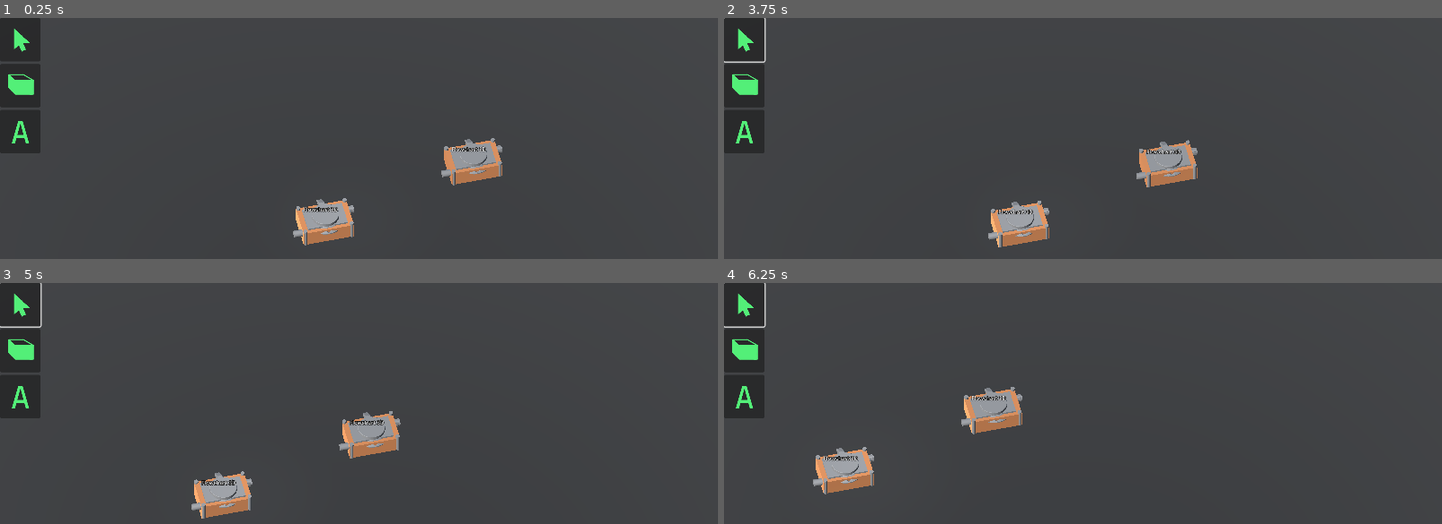
Above: before the commit, frames 1-4 (two rows, left to right).
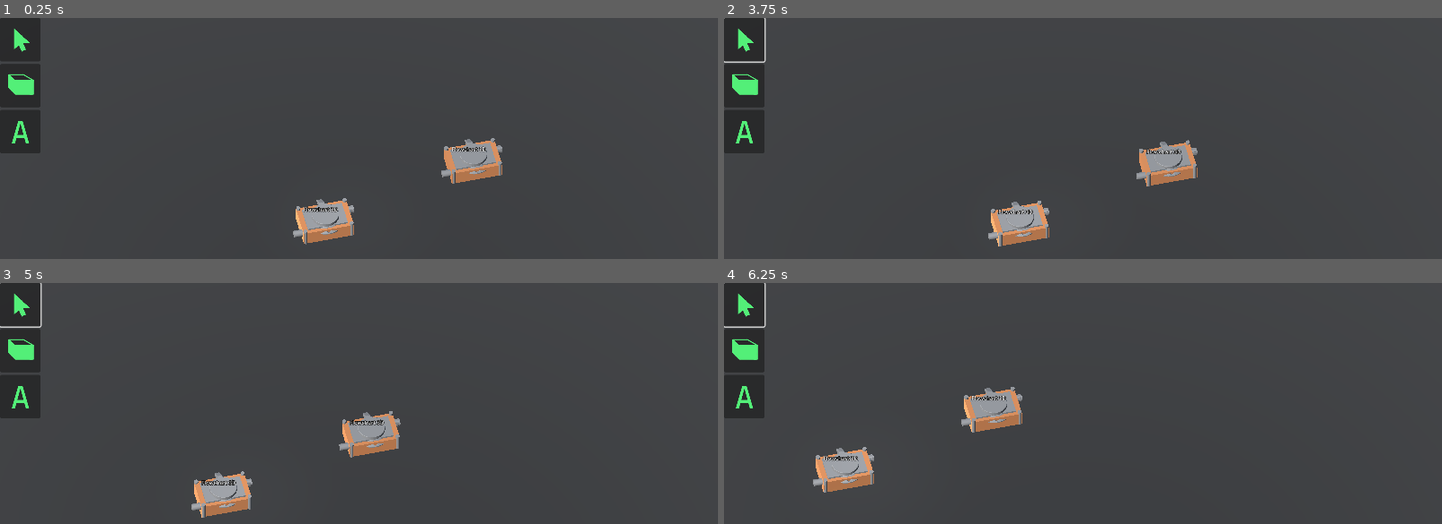
Above: after the commit, the same moments.

Repository: PranjalMaithani/flowchart-3d
Game: Godot game, scene res://Scenes/flowchart_scene.tscn
Two runs of this game, one before a commit and one after it. Both use one fixed random seed, a clock stepped at 60 frames per second and the inputs below.
Inputs (mouse positions are in pixels of both pictures, inside the frame that each line leads up to):
- Up to frame 1 (0.25 s): no input
- Up to frame 2 (3.75 s): click (745, 39) at 0.52 s; click (745, 39) at 1.27 s; click (745, 39) at 2.02 s; tap Enter at 2.75 s; move the mouse to (outside the picture) at 2.77 s; click (outside the picture) at 2.85 s; tap Space at 3.5 s; drag from (outside the picture) to (outside the picture) at 3.52 s
- Up to frame 3 (5 s): move the mouse to (143, 422) at 4.27 s; tap T at 4.35 s; click (143, 422) at 4.55 s
- Up to frame 4 (6.25 s): tap Enter at 5 s; drag from (1118, 483) to (867, 422) at 5.02 s; move the mouse to (975, 384) at 5.77 s; click (975, 384) at 5.85 s

The runs differ from the first frame. In frame 1, less than 0.1% of the frame differs, in the area x 41-70%, y 58-95%; in frame 2, less than 0.1%; in frame 3, less than 0.1%; in frame 4, less than 0.1%.

Commit message:
refactor drag

Diff:
--- a/Components/Camera/AppCamera.tscn
+++ b/Components/Camera/AppCamera.tscn
@@ -1,7 +1,7 @@
 [gd_scene load_steps=4 format=3 uid="uid://vu8lwtm68c6t"]
 
 [ext_resource type="Script" path="res://src/Camera/app_camera.gd" id="1_fqkkr"]
-[ext_resource type="Script" path="res://src/Camera/camera_pan.gd" id="2_7q3jt"]
+[ext_resource type="PackedScene" uid="uid://rrw21mx3brkr" path="res://Components/Camera/CameraPan.tscn" id="2_nwov4"]
 [ext_resource type="Script" path="res://src/Camera/camera_zoom.gd" id="3_bo3o4"]
 
 [node name="AppCamera" type="Camera3D"]
@@ -12,9 +12,8 @@
 near = 0.003
 script = ExtResource("1_fqkkr")
 
-[node name="CameraPan" type="Node" parent="."]
+[node name="CameraPan" parent="." instance=ExtResource("2_nwov4")]
 unique_name_in_owner = true
-script = ExtResource("2_7q3jt")
 
 [node name="CameraZoom" type="Node" parent="."]
 unique_name_in_owner = true
--- /dev/null
+++ b/Components/Camera/CameraPan.tscn
@@ -0,0 +1,11 @@
+[gd_scene load_steps=3 format=3 uid="uid://rrw21mx3brkr"]
+
+[ext_resource type="Script" path="res://src/Camera/camera_pan.gd" id="1_1lrws"]
+[ext_resource type="Script" path="res://src/ui/drag/drag.gd" id="2_vyoqd"]
+
+[node name="CameraPan" type="Node"]
+script = ExtResource("1_1lrws")
+
+[node name="Drag" type="Node" parent="."]
+unique_name_in_owner = true
+script = ExtResource("2_vyoqd")
--- a/Components/ContainerBox/PlugOut.tscn
+++ b/Components/ContainerBox/PlugOut.tscn
@@ -1,7 +1,7 @@
 [gd_scene load_steps=9 format=3 uid="uid://umio61skacvx"]
 
 [ext_resource type="Script" path="res://src/container/connect_out.gd" id="1_oumux"]
-[ext_resource type="Script" path="res://src/ui/DragPoints/drag_start_point.gd" id="2_bp7tp"]
+[ext_resource type="PackedScene" uid="uid://l54v2wayqffr" path="res://Components/UI/DragStartPoint.tscn" id="2_n1e6x"]
 [ext_resource type="PackedScene" uid="uid://dwe7vhsa8rw75" path="res://Components/Curves/DrawCurve.tscn" id="3_usfah"]
 [ext_resource type="Script" path="res://src/ui/snap_area.gd" id="4_kms6t"]
 
@@ -33,9 +33,8 @@
 [node name="CollisionShape3D" type="CollisionShape3D" parent="Area3D"]
 shape = SubResource("BoxShape3D_pdbnb")
 
-[node name="DragStartPoint" type="Node" parent="."]
+[node name="DragStartPoint" parent="." instance=ExtResource("2_n1e6x")]
 unique_name_in_owner = true
-script = ExtResource("2_bp7tp")
 
 [node name="DrawCurve" parent="." instance=ExtResource("3_usfah")]
 unique_name_in_owner = true
--- a/Components/UI/DragAndDrop.tscn
+++ b/Components/UI/DragAndDrop.tscn
@@ -1,6 +1,11 @@
-[gd_scene load_steps=2 format=3 uid="uid://cpt5wqlmh812j"]
+[gd_scene load_steps=3 format=3 uid="uid://cpt5wqlmh812j"]
 
-[ext_resource type="Script" path="res://src/ui/drag_and_drop.gd" id="1_sbe6t"]
+[ext_resource type="Script" path="res://src/ui/drag/drag_and_drop.gd" id="1_r5pi1"]
+[ext_resource type="Script" path="res://src/ui/drag/drag.gd" id="2_hitac"]
 
 [node name="DragAndDrop" type="Node"]
-script = ExtResource("1_sbe6t")
+script = ExtResource("1_r5pi1")
+
+[node name="Drag" type="Node" parent="."]
+unique_name_in_owner = true
+script = ExtResource("2_hitac")
--- /dev/null
+++ b/Components/UI/DragStartPoint.tscn
@@ -0,0 +1,11 @@
+[gd_scene load_steps=3 format=3 uid="uid://l54v2wayqffr"]
+
+[ext_resource type="Script" path="res://src/ui/drag/drag_start_point.gd" id="1_bmej5"]
+[ext_resource type="Script" path="res://src/ui/drag/drag.gd" id="2_40824"]
+
+[node name="DragStartPoint" type="Node"]
+script = ExtResource("1_bmej5")
+
+[node name="Drag" type="Node" parent="."]
+unique_name_in_owner = true
+script = ExtResource("2_40824")
--- a/Scenes/flowchart_scene.tscn
+++ b/Scenes/flowchart_scene.tscn
@@ -28,13 +28,6 @@
 [sub_resource type="BoxShape3D" id="BoxShape3D_beqyu"]
 size = Vector3(100, 0.00944167, 100)
 
-[sub_resource type="Curve3D" id="Curve3D_b6mxa"]
-_data = {
-"points": PackedVector3Array(0, 0, 0, 0, 0, 0, -0.67169, 1.13565, -0.999158, -2.42842, 0, 0, 2.42842, 0, 0, 3.23785, 0.385561, -3.70793, 0, 0, 0, 0, 0, 0, 7.36757, 0, -0.591974),
-"tilts": PackedFloat32Array(0, 0, 0)
-}
-point_count = 3
-
 [sub_resource type="BoxMesh" id="BoxMesh_n7etl"]
 size = Vector3(0.2, 0.2, 0.2)
 
@@ -44,7 +37,7 @@
 environment = SubResource("Environment_ldxxl")
 
 [node name="Floor" type="MeshInstance3D" parent="."]
-transform = Transform3D(0.951726, 0, 0, 0, 0.601, 0, 0, 0, 0.601, 6.11342, 0, 0.836246)
+transform = Transform3D(0.951726, 0, 0, 0, 0.601, 0, 0, 0, 0.601, 5.17266, 0.0981226, 0.409219)
 mesh = SubResource("PlaneMesh_yinng")
 
 [node name="StaticBody3D" type="StaticBody3D" parent="Floor"]
@@ -73,10 +66,6 @@
 light_energy = 1.495
 spot_range = 15.0
 spot_angle = 32.3512
-
-[node name="Path3D" type="Path3D" parent="."]
-transform = Transform3D(1, 0, 0, 0, 1, 0, 0, 0, 1, -8.778, 0, 0)
-curve = SubResource("Curve3D_b6mxa")
 
 [node name="Test box" type="MeshInstance3D" parent="."]
 transform = Transform3D(1, 0, 0, 0, 1, 0, 0, 0, 1, 7.706, 0.684, -1.92)
--- a/src/AppManager/app_state.gd
+++ b/src/AppManager/app_state.gd
@@ -7,4 +7,7 @@
     active_tool = value
 
 var active_object
+func set_active_object(value):
+    active_object = value
+
 var selected_objects: Array[Node]
--- a/src/Camera/app_camera.gd
+++ b/src/Camera/app_camera.gd
@@ -8,14 +8,15 @@
 var initial_position: Vector3
 
 func _ready():
-    camera_pan.initialize({"camera": self, "on_stop_dragging": on_stop_dragging})
+    camera_pan.initialize({"on_stop_dragging": on_stop_dragging})
     camera_zoom.initialize({"camera": self})
+    initial_position = position
 
 func on_stop_dragging():
     initial_position = position
 
 func _process(_delta):
-    if(camera_pan.is_dragging):
-        var mouse_position_difference = camera_pan.mouse_position_difference
+    if(camera_pan.drag.is_dragging):
+        var mouse_position_difference = camera_pan.drag.mouse_position_difference
         position.x = initial_position.x - PAN_SENSITIVITY * mouse_position_difference.x
         position.z = initial_position.z - PAN_SENSITIVITY * mouse_position_difference.z
--- a/src/Camera/camera_pan.gd
+++ b/src/Camera/camera_pan.gd
@@ -1,57 +1,25 @@
 extends Node
+const Drag = preload('../ui/drag/drag.gd')
 
-var was_dragging: bool
-var is_dragging: bool
-
-var initial_mouse_position: Vector3
-var mouse_position: Vector3
-var mouse_position_difference: Vector3
+@onready var drag: Drag = %Drag
 var on_stop_dragging: Callable
-
 var app_manager: AppManager
-var camera: Camera3D
-var ground_plane
 
 func initialize(properties):
-    camera = properties.camera
     if(properties.has("on_stop_dragging")):
         on_stop_dragging = properties.on_stop_dragging
+    drag.initialize({"on_stop_dragging": on_stop_dragging})
 
 func _ready():
     #TODO: remove dependency from flowchart_scene node
     app_manager = get_node("/root/flowchart_scene/AppManager") as AppManager
-    ground_plane = app_manager.ground_plane
 
 func _process(_delta):
-    if(!is_dragging):
+    if(!drag.is_dragging || app_manager.state.active_object):
         return
-    update_mouse_position()
+    drag.update_mouse_position()
 
-func update_mouse_position():
+func _input(event):
     if(app_manager.state.active_object):
         return
-    var viewport_mouse_position = get_viewport().get_mouse_position()
-    var space_state = camera.get_world_3d().direct_space_state
-    mouse_position = UIHelpers.get_floor_position_from_mouse(ground_plane, space_state, viewport_mouse_position, camera)
-
-    if(!was_dragging && is_dragging):
-        initial_mouse_position = mouse_position
-        if(on_stop_dragging):
-            on_stop_dragging.call()
-
-    mouse_position_difference = Vector3.ZERO if initial_mouse_position == null \
-                                else mouse_position - initial_mouse_position
-
-func handle_dragging():
-    is_dragging = true
-    update_mouse_position()
-    was_dragging = true
-
-func _input(event):
-    if(UIHelpers.is_left_mouse_click(event) && event.is_pressed()):
-        handle_dragging()
-    if(is_dragging && Input.is_action_just_released("mouse1")):
-        is_dragging = false
-        was_dragging = false
-        if(on_stop_dragging):
-            on_stop_dragging.call()
+    drag.handle_drag_input(event)
--- a/src/container/connect_out.gd
+++ b/src/container/connect_out.gd
@@ -3,7 +3,7 @@
 const PositionUpdater = preload('./position_updater.gd')
 const ConnectIn = preload('./connect_in.gd')
 const DrawCurve = preload('../curves/draw_curve.gd')
-const DragStartPoint = preload('../ui/DragPoints/drag_start_point.gd')
+const DragStartPoint = preload('../ui/drag/drag_start_point.gd')
 const SnapArea = preload('../ui/snap_area.gd')
 
 @onready var drag_start_point: DragStartPoint = %DragStartPoint
@@ -28,7 +28,7 @@
     check_snap_curve()
 
 func look_for_connections():
-    snap_area.position = to_local(Vector3(drag_start_point.mouse_position.x, position.y, drag_start_point.mouse_position. z))
+    snap_area.position = to_local(Vector3(drag_start_point.drag.mouse_position.x, position.y, drag_start_point.drag.mouse_position. z))
     check_snap_curve()
 
 func _ready():
@@ -42,8 +42,8 @@
                                 })
 
 func _process(_delta):
-    if(drag_start_point.is_dragging):
-        draw_curve.set_endpoint(drag_start_point.mouse_position)
+    if(drag_start_point.drag.is_dragging):
+        draw_curve.set_endpoint(drag_start_point.drag.mouse_position)
         look_for_connections()
 
 func on_start_dragging():
--- a/src/container/grab_point.gd
+++ b/src/container/grab_point.gd
@@ -1,7 +1,7 @@
 extends Area3D
 
 const ContainerBox = preload('./container_box.gd')
-const DragAndDrop = preload('../ui/drag_and_drop.gd')
+const DragAndDrop = preload('../ui/drag/drag_and_drop.gd')
 @onready var container_mesh: MeshInstance3D = $"../%ContainerMesh"
 @onready var drag_and_drop: DragAndDrop = %DragAndDrop
 var parent_container: ContainerBox
@@ -29,8 +29,8 @@
     initial_position = container.position
 
 func _process(_delta):
-    if(drag_and_drop.is_dragging):
-        var mouse_position_difference = drag_and_drop.mouse_position_difference
+    if(drag_and_drop.drag.is_dragging):
+        var mouse_position_difference = drag_and_drop.drag.mouse_position_difference
         container.position.x = initial_position.x + mouse_position_difference.x
         container.position.z = initial_position.z + mouse_position_difference.z
         parent_container.on_container_changed.emit(self)
--- a/src/container/resize_point.gd
+++ b/src/container/resize_point.gd
@@ -2,7 +2,7 @@
 
 const ContainerBox = preload('./container_box.gd')
 const PositionUpdater = preload('./position_updater.gd')
-const DragAndDrop = preload('../ui/drag_and_drop.gd')
+const DragAndDrop = preload('../ui/drag/drag_and_drop.gd')
 
 @export var cursor_shape: Input.CursorShape
 @onready var drag_and_drop: DragAndDrop = %DragAndDrop
@@ -45,7 +45,7 @@
     parent_initial_position = parent_container.position
 
 func handle_drag():
-    var mouse_position_difference = drag_and_drop.mouse_position_difference
+    var mouse_position_difference = drag_and_drop.drag.mouse_position_difference
     var new_position = initial_position + mouse_position_difference
     position = Vector3(new_position.x, position.y, new_position.z)
 
@@ -65,5 +65,5 @@
     # parent_container.on_container_changed.emit()
 
 func _process(_delta):
-    if(drag_and_drop.is_dragging):
+    if(drag_and_drop.drag.is_dragging):
         handle_drag()
--- a/src/curves/draw_curve.gd
+++ b/src/curves/draw_curve.gd
@@ -1,9 +1,7 @@
 extends Node3D
-const DragAndDrop = preload('../ui/drag_and_drop.gd')
 const CurveMesh3D = preload('res://addons/curvemesh3d/curvemesh3d.gd')
 var curve: Curve3D
 @onready var curveMesh: CurveMesh3D = %CurveMesh3D
-var drag_and_drop: DragAndDrop
 
 func _ready():
     curve = Curve3D.new()
--- a/src/ui/DragPoints/drag_start_point.gd
+++ /dev/null
@@ -1,66 +0,0 @@
-extends Node
-
-var area: Area3D
-var was_dragging: bool
-var is_dragging: bool
-var mouse_position: Vector3 = Vector3.ZERO
-
-var on_start_dragging: Callable
-var on_stop_dragging: Callable
-
-var app_manager: AppManager
-var camera
-var ground_plane
-
-func _ready():
-    #TODO: remove dependency from flowchart_scene node
-    app_manager = get_node("/root/flowchart_scene/AppManager") as AppManager
-    camera = app_manager.camera
-    ground_plane = app_manager.ground_plane
-
-
-func _process(_delta):
-    if(!is_dragging):
-        return
-    update_mouse_position()
-
-func initialize(properties: Dictionary):
-    area = properties.area
-    area.mouse_entered.connect(handle_mouse_enter)
-    area.input_event.connect(handle_mouse_event)
-    if(properties.has("on_start_dragging")):
-        on_start_dragging = properties.on_start_dragging
-    if(properties.has("on_stop_dragging")):
-        on_stop_dragging = properties.on_stop_dragging
-
-func handle_mouse_enter():
-    Input.set_default_cursor_shape(Input.CURSOR_POINTING_HAND)
-
-func update_mouse_position():
-    var viewport_mouse_position = get_viewport().get_mouse_position()
-    var space_state = area.get_world_3d().direct_space_state
-    mouse_position = UIHelpers.get_floor_position_from_mouse(ground_plane, space_state, viewport_mouse_position, camera)
-
-func handle_dragging(event: InputEventMouseButton):
-    is_dragging = event.is_pressed()
-    if(!was_dragging && is_dragging):
-        if(on_start_dragging):
-            on_start_dragging.call()
-    if(is_dragging):
-        app_manager.state.active_object = area
-        update_mouse_position()
-
-    was_dragging = is_dragging
-
-func handle_mouse_event(_camera:Node, event:InputEvent, _event_position:Vector3, _normal:Vector3, _shape_idx:int):
-    if(!UIHelpers.is_left_mouse_click(event)):
-        return
-    handle_dragging(event)
-
-func _input(_event):
-    if(is_dragging && Input.is_action_just_released("mouse1")):
-        app_manager.state.active_object = null
-        is_dragging = false
-        was_dragging = false
-        if(on_stop_dragging):
-            on_stop_dragging.call()
--- /dev/null
+++ b/src/ui/drag/drag.gd
@@ -0,0 +1,58 @@
+extends Node
+
+var ground_plane
+var camera
+
+var was_dragging: bool = false
+var is_dragging: bool = false
+var on_stop_dragging: Callable
+var on_start_dragging: Callable
+
+var initial_mouse_position: Vector3 = Vector3.ZERO
+var mouse_position: Vector3 = Vector3.ZERO
+var mouse_position_difference: Vector3 = Vector3.ZERO
+
+func initialize(properties: Dictionary):
+    if(properties.has("on_stop_dragging")):
+        on_stop_dragging = properties.on_stop_dragging
+    if(properties.has("on_start_dragging")):
+        on_start_dragging = properties.on_start_dragging
+
+func _ready():
+    #TODO: remove dependency from flowchart_scene node
+    var app_manager = get_node("/root/flowchart_scene/AppManager") as AppManager
+    camera = app_manager.camera
+    ground_plane = app_manager.ground_plane
+
+# func _process(_delta):
+#     if(is_dragging):
+#         update_mouse_position()
+
+func update_mouse_position():
+    var viewport_mouse_position = get_viewport().get_mouse_position()
+    var space_state = camera.get_world_3d().direct_space_state
+    mouse_position = UIHelpers.get_floor_position_from_mouse(ground_plane, space_state, viewport_mouse_position, camera)
+
+    if(!was_dragging && is_dragging):
+        initial_mouse_position = mouse_position
+
+    mouse_position_difference = Vector3.ZERO if initial_mouse_position == null \
+                                else mouse_position - initial_mouse_position
+
+func handle_dragging():
+    is_dragging = true
+    update_mouse_position()
+    was_dragging = true
+    if(on_start_dragging):
+        on_start_dragging.call()
+
+func handle_drag_input(event):
+    if(UIHelpers.is_left_mouse_click(event) && event.is_pressed()):
+        handle_dragging()
+
+func _input(_event):
+    if(is_dragging && Input.is_action_just_released("mouse1")):
+        is_dragging = false
+        was_dragging = false
+        if(on_stop_dragging):
+            on_stop_dragging.call()
--- /dev/null
+++ b/src/ui/drag/drag_and_drop.gd
@@ -0,0 +1,52 @@
+extends Node
+const Drag = preload('./drag.gd')
+
+@onready var drag: Drag = %Drag
+var area: Area3D
+var cursor_shape: Input.CursorShape
+var app_manager: AppManager
+
+var on_start_dragging: Callable
+var on_stop_dragging: Callable
+
+func _ready():
+    #TODO: remove dependency from flowchart_scene node
+    app_manager = get_node("/root/flowchart_scene/AppManager") as AppManager
+
+func _process(_delta):
+    if(drag.is_dragging):
+        drag.update_mouse_position()
+
+func initialize(properties: Dictionary):
+    area = properties.area
+    area.input_event.connect(handle_mouse_event)
+    area.mouse_entered.connect(handle_mouse_enter)
+    area.mouse_exited.connect(handle_mouse_exit)
+    if(properties.has("cursor_shape")):
+        cursor_shape = properties.cursor_shape
+    if(properties.has("on_start_dragging")):
+        on_start_dragging = properties.on_start_dragging
+    if(properties.has("on_stop_dragging")):
+        on_stop_dragging = properties.on_stop_dragging
+    drag.initialize({"on_stop_dragging": handle_stop_dragging, \
+                     "on_start_dragging": handle_start_dragging})
+
+func handle_mouse_enter():
+    if(cursor_shape != null):
+        Input.set_default_cursor_shape(cursor_shape)
+
+func handle_mouse_exit():
+    Input.set_default_cursor_shape(Input.CURSOR_ARROW)
+
+func handle_mouse_event(_camera:Node, event:InputEvent, _event_position:Vector3, _normal:Vector3, _shape_idx:int):
+    drag.handle_drag_input(event)
+
+func handle_start_dragging():
+    app_manager.state.set_active_object(area)
+    if(on_start_dragging):
+        on_start_dragging.call()
+
+func handle_stop_dragging():
+    app_manager.state.set_active_object(null)
+    if(on_stop_dragging):
+        on_stop_dragging.call()
--- /dev/null
+++ b/src/ui/drag/drag_start_point.gd
@@ -0,0 +1,49 @@
+extends Node
+const Drag = preload('./drag.gd')
+
+@onready var drag:Drag = %Drag
+var area: Area3D
+
+var app_manager: AppManager
+var camera
+var ground_plane
+
+var on_start_dragging: Callable
+var on_stop_dragging: Callable
+
+func _ready():
+    #TODO: remove dependency from flowchart_scene node
+    app_manager = get_node("/root/flowchart_scene/AppManager") as AppManager
+    camera = app_manager.camera
+    ground_plane = app_manager.ground_plane
+
+func _process(_delta):
+    if(drag.is_dragging):
+        drag.update_mouse_position()
+
+func initialize(properties: Dictionary):
+    area = properties.area
+    area.mouse_entered.connect(handle_mouse_enter)
+    area.input_event.connect(handle_mouse_event)
+    if(properties.has("on_start_dragging")):
+        on_start_dragging = properties.on_start_dragging
+    if(properties.has("on_stop_dragging")):
+        on_stop_dragging = properties.on_stop_dragging
+    drag.initialize({"on_stop_dragging": handle_stop_dragging, \
+                     "on_start_dragging": handle_start_dragging})
+
+func handle_mouse_enter():
+    Input.set_default_cursor_shape(Input.CURSOR_POINTING_HAND)
+
+func handle_mouse_event(_camera:Node, event:InputEvent, _event_position:Vector3, _normal:Vector3, _shape_idx:int):
+    drag.handle_drag_input(event)
+
+func handle_start_dragging():
+    app_manager.state.set_active_object(area)
+    if(on_start_dragging):
+        on_start_dragging.call()
+
+func handle_stop_dragging():
+    app_manager.state.set_active_object(null)
+    if(on_stop_dragging):
+        on_stop_dragging.call()
--- a/src/ui/drag_and_drop.gd
+++ /dev/null
@@ -1,73 +0,0 @@
-extends Node
-var area: Area3D
-var was_dragging: bool = false
-var is_dragging: bool = false
-var on_stop_dragging: Callable
-var cursor_shape: Input.CursorShape
-var app_manager: AppManager
-var ground_plane
-var camera
-
-var initial_mouse_position: Vector3
-var mouse_position: Vector3
-var mouse_position_difference: Vector3
-
-func _ready():
-    #TODO: remove dependency from flowchart_scene node
-    app_manager = get_node("/root/flowchart_scene/AppManager") as AppManager
-    camera = app_manager.camera
-    ground_plane = app_manager.ground_plane
-
-func initialize(properties: Dictionary):
-    area = properties.area
-    area.input_event.connect(handle_mouse_event)
-    area.mouse_entered.connect(handle_mouse_enter)
-    area.mouse_exited.connect(handle_mouse_exit)
-    if(properties.has("on_stop_dragging")):
-        on_stop_dragging = properties.on_stop_dragging
-    if(properties.has("cursor_shape")):
-        cursor_shape = properties.cursor_shape
-
-func handle_mouse_enter():
-    if(cursor_shape != null):
-        Input.set_default_cursor_shape(cursor_shape)
-
-func handle_mouse_exit():
-    Input.set_default_cursor_shape(Input.CURSOR_ARROW)
-
-func update_mouse_position():
-    var viewport_mouse_position = get_viewport().get_mouse_position()
-    var space_state = area.get_world_3d().direct_space_state
-    mouse_position = UIHelpers.get_floor_position_from_mouse(ground_plane, space_state, viewport_mouse_position, camera)
-
-    if(!was_dragging && is_dragging):
-        initial_mouse_position = mouse_position
-
-    mouse_position_difference = Vector3.ZERO if initial_mouse_position == null \
-                                else mouse_position - initial_mouse_position
-
-func handle_dragging(event: InputEventMouseButton):
-    is_dragging = event.is_pressed()
-    if(is_dragging):
-        app_manager.state.active_object = area
-        update_mouse_position()
-
-    was_dragging = is_dragging
-
-func handle_mouse_event(_camera:Node, event:InputEvent, _event_position:Vector3, _normal:Vector3, _shape_idx:int):
-    if(!UIHelpers.is_left_mouse_click(event)):
-        return
-    handle_dragging(event)
-
-func _input(_event):
-    if(is_dragging && Input.is_action_just_released("mouse1")):
-        app_manager.state.active_object = null
-        is_dragging = false
-        was_dragging = false
-        if(on_stop_dragging):
-            on_stop_dragging.call()
-
-func _process(_delta):
-    if(!is_dragging):
-        return
-    update_mouse_position()
Not shown: 1 places in Scenes/flowchart_scene.tscn that only renumber resources
